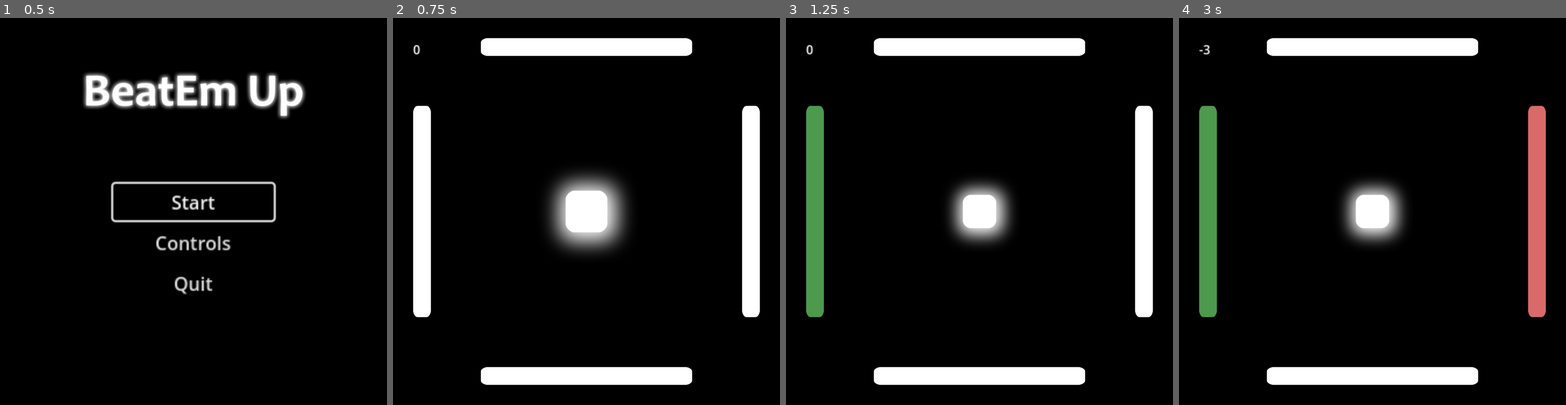
Above: before the commit, frames 1-4 (left to right).
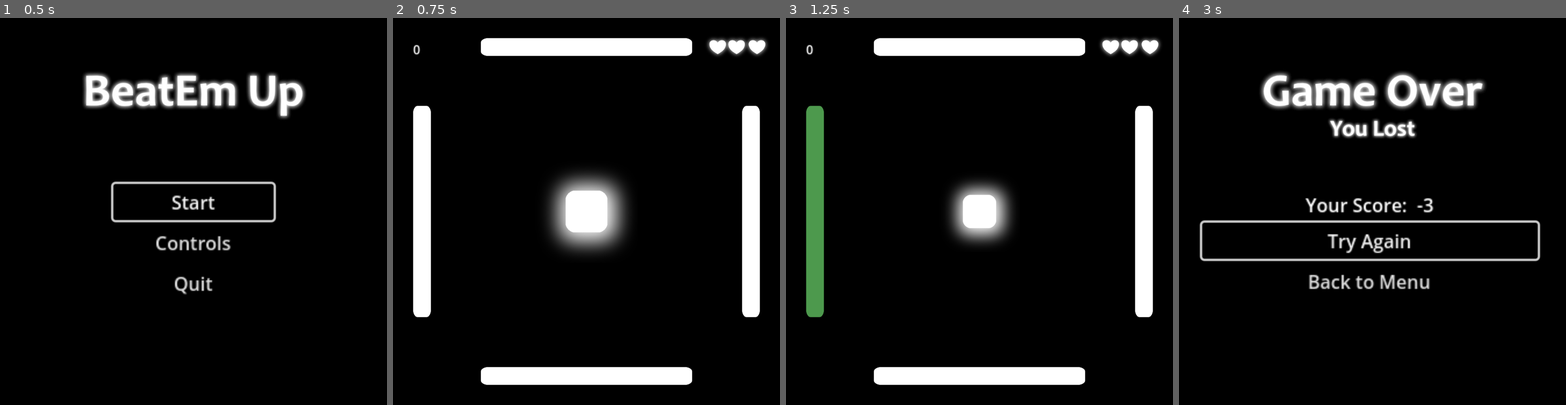
Above: after the commit, the same moments.

Repository: StrangerTNY/HAW_IS_Projekt
Game: Godot game, scene res://src/scenes/main.tscn
The game is run twice, just before and just after one commit, with the same random seed, the same clock (stepped at 60 frames per second) and the same inputs. Sound files missing from this copy of the repository are replaced by a short silence.
Inputs:
- Up to frame 1 (0.5 s): no input
- Up to frame 2 (0.75 s): click "Start" at 0.5 s
- Up to frame 3 (1.25 s): no input
- Up to frame 4 (3 s): tap Enter (ui_accept) at 1.25, 1.52, 2.27 s; hold Right (ui_right) 1.28-2.03 s; hold Down (ui_down) 2.03-2.78 s; hold Right (ui_right) from 2.78 s (still down)

Frame 1 is identical in both runs. In frame 2, 0.6% of the frame differs, in the area x 81-97%, y 5-10%; in frame 3, 0.6%; in frame 4, 20%, in the area x 5-95%, y 5-95%.

Commit message:
Leben und Game Over Screen

Diff:
--- /dev/null
+++ b/src/scenes/gameOver.tscn
@@ -0,0 +1,68 @@
+[gd_scene load_steps=5 format=3 uid="uid://be00vnmqpmtj8"]
+
+[ext_resource type="Script" path="res://src/scripts/gameOver.gd" id="1_3umfk"]
+[ext_resource type="Texture2D" uid="uid://2j4ly2e6fkmk" path="res://assets/GameOver_screen.jpg" id="2_abij7"]
+[ext_resource type="Script" path="res://src/scripts/scoreLabel.gd" id="3_oma5h"]
+[ext_resource type="AudioStream" uid="uid://s3721bm45lhp" path="res://assets/Sounds/Menu_Navigate_03.mp3" id="4_745np"]
+
+[node name="Game_Over" type="Control"]
+layout_mode = 3
+anchors_preset = 15
+anchor_right = 1.0
+anchor_bottom = 1.0
+grow_horizontal = 2
+grow_vertical = 2
+script = ExtResource("1_3umfk")
+
+[node name="GameOverScreen" type="Sprite2D" parent="."]
+position = Vector2(500, 500)
+scale = Vector2(1.25, 1.25)
+texture = ExtResource("2_abij7")
+
+[node name="VBoxContainer" type="VBoxContainer" parent="."]
+layout_mode = 1
+anchors_preset = 8
+anchor_left = 0.5
+anchor_top = 0.5
+anchor_right = 0.5
+anchor_bottom = 0.5
+offset_left = -440.0
+offset_top = -132.0
+offset_right = -151.0
+offset_bottom = -36.0
+grow_horizontal = 2
+grow_vertical = 2
+scale = Vector2(3, 3)
+pivot_offset = Vector2(0, -40)
+
+[node name="HBoxContainer" type="HBoxContainer" parent="VBoxContainer"]
+layout_mode = 2
+size_flags_horizontal = 4
+
+[node name="Label" type="Label" parent="VBoxContainer/HBoxContainer"]
+layout_mode = 2
+text = "Your Score: "
+
+[node name="Score" type="Label" parent="VBoxContainer/HBoxContainer"]
+layout_mode = 2
+text = "score"
+horizontal_alignment = 1
+script = ExtResource("3_oma5h")
+
+[node name="TryAgainButton" type="Button" parent="VBoxContainer"]
+layout_mode = 2
+text = "Try Again"
+flat = true
+
+[node name="GoBackButton" type="Button" parent="VBoxContainer"]
+layout_mode = 2
+text = "Back to Menu"
+flat = true
+
+[node name="NavigationSound" type="AudioStreamPlayer" parent="."]
+stream = ExtResource("4_745np")
+volume_db = -25.752
+pitch_scale = 1.61
+
+[connection signal="pressed" from="VBoxContainer/TryAgainButton" to="." method="_on_try_again_button_pressed"]
+[connection signal="pressed" from="VBoxContainer/GoBackButton" to="." method="_on_go_back_button_pressed"]
--- a/src/scenes/level_1.tscn
+++ b/src/scenes/level_1.tscn
@@ -1,12 +1,13 @@
-[gd_scene load_steps=8 format=3 uid="uid://4yv21okq2h3l"]
+[gd_scene load_steps=9 format=3 uid="uid://4yv21okq2h3l"]
 
 [ext_resource type="Texture2D" uid="uid://chseddi1djpg1" path="res://assets/bg.png" id="1_1yv5o"]
 [ext_resource type="Script" path="res://src/scripts/level_1.gd" id="1_41c3x"]
 [ext_resource type="PackedScene" uid="uid://d14pp77mekt60" path="res://src/scenes/player.tscn" id="2_pvi5p"]
 [ext_resource type="PackedScene" uid="uid://dwfpwfxe3dtue" path="res://src/scenes/conductor.tscn" id="3_0exd4"]
 [ext_resource type="AudioStream" uid="uid://cy1ylvjnx8vl3" path="res://assets/Sounds/06 - Rebels Be.ogg" id="4_86oc8"]
-[ext_resource type="PackedScene" uid="uid://b1206wvt4xd40" path="res://src/scenes/walls.tscn" id="5_meot4"]
+[ext_resource type="PackedScene" uid="uid://m0u8p7no3qe6" path="res://src/scenes/walls.tscn" id="5_meot4"]
 [ext_resource type="Script" path="res://src/scripts/scoreLabel.gd" id="6_cp1f3"]
+[ext_resource type="PackedScene" uid="uid://cc0dhib73o6jy" path="res://src/scenes/life.tscn" id="8_tpafo"]
 
 [node name="TestLevel" type="Node2D"]
 script = ExtResource("1_41c3x")
@@ -35,6 +36,13 @@
 scale = Vector2(2, 2)
 script = ExtResource("6_cp1f3")
 
+[node name="Life" parent="." instance=ExtResource("8_tpafo")]
+offset_left = -26.0
+offset_top = 17.0
+offset_right = -26.0
+offset_bottom = 17.0
+
 [connection signal="beat" from="Conductor" to="Walls" method="_on_conductor_beat"]
 [connection signal="finished" from="Conductor" to="." method="_on_conductor_finished"]
 [connection signal="measure" from="Conductor" to="Player" method="_on_conductor_measure"]
+[connection signal="loseALife" from="Walls" to="Life" method="_on_walls_lose_a_life"]
--- a/src/scenes/level_End.tscn
+++ b/src/scenes/level_End.tscn
@@ -1,6 +1,6 @@
-[gd_scene load_steps=5 format=3 uid="uid://d4ncys46ceslo"]
+[gd_scene load_steps=5 format=3 uid="uid://bjllogwn72n0f"]
 
-[ext_resource type="Script" path="res://src/scenes/level_End.gd" id="1_istui"]
+[ext_resource type="Script" path="res://src/scripts/level_End.gd" id="1_ka056"]
 [ext_resource type="Texture2D" uid="uid://p4ndtcgdvsd" path="res://assets/score_screen.jpg" id="2_j0vxc"]
 [ext_resource type="AudioStream" uid="uid://s3721bm45lhp" path="res://assets/Sounds/Menu_Navigate_03.mp3" id="3_mdwqh"]
 [ext_resource type="Script" path="res://src/scripts/scoreLabel.gd" id="3_qdp4a"]
@@ -12,7 +12,7 @@
 anchor_bottom = 1.0
 grow_horizontal = 2
 grow_vertical = 2
-script = ExtResource("1_istui")
+script = ExtResource("1_ka056")
 
 [node name="MainScreen" type="Sprite2D" parent="."]
 position = Vector2(500, 500)
--- /dev/null
+++ b/src/scenes/life.tscn
@@ -0,0 +1,38 @@
+[gd_scene load_steps=3 format=3 uid="uid://cc0dhib73o6jy"]
+
+[ext_resource type="Script" path="res://src/scripts/life.gd" id="1_4lr3y"]
+[ext_resource type="Texture2D" uid="uid://bhjc4xrda2fhp" path="res://assets/life.png" id="1_j2xch"]
+
+[node name="Life" type="Control"]
+layout_mode = 3
+anchors_preset = 15
+anchor_right = 1.0
+anchor_bottom = 1.0
+grow_horizontal = 2
+grow_vertical = 2
+script = ExtResource("1_4lr3y")
+
+[node name="HBoxContainer" type="HBoxContainer" parent="."]
+layout_mode = 1
+anchors_preset = -1
+anchor_left = -0.0449999
+anchor_top = 0.021
+anchor_right = -0.0449999
+anchor_bottom = 0.021
+offset_left = 865.0
+offset_top = 58.0
+offset_right = 905.0
+offset_bottom = 98.0
+scale = Vector2(0.4, 0.4)
+metadata/_edit_use_anchors_ = true
+
+[node name="Life1" type="Sprite2D" parent="HBoxContainer"]
+texture = ExtResource("1_j2xch")
+
+[node name="Life2" type="Sprite2D" parent="HBoxContainer"]
+position = Vector2(122, 0)
+texture = ExtResource("1_j2xch")
+
+[node name="Life3" type="Sprite2D" parent="HBoxContainer"]
+position = Vector2(254, 0)
+texture = ExtResource("1_j2xch")
--- a/src/scenes/walls.tscn
+++ b/src/scenes/walls.tscn
@@ -1,9 +1,9 @@
-[gd_scene load_steps=5 format=3 uid="uid://b1206wvt4xd40"]
+[gd_scene load_steps=5 format=3 uid="uid://m0u8p7no3qe6"]
 
 [ext_resource type="Script" path="res://src/scripts/walls.gd" id="1_hcgos"]
 [ext_resource type="PackedScene" uid="uid://own3dwc2fwhw" path="res://src/scenes/one_wall.tscn" id="1_oksso"]
-[ext_resource type="AudioStream" uid="uid://ckesgcnvvs0qs" path="res://assets/Sounds/Hit_01_changed.mp3" id="3_6sri7"]
 [ext_resource type="AudioStream" uid="uid://ddxpbao0aaw7o" path="res://assets/Sounds/Hit_02_changed.mp3" id="3_abecj"]
+[ext_resource type="Script" path="res://src/scripts/loseHandler.gd" id="4_t1t3u"]
 
 [node name="Walls" type="Node2D"]
 script = ExtResource("1_hcgos")
@@ -22,10 +22,15 @@
 [node name="wall_left" parent="." instance=ExtResource("1_oksso")]
 position = Vector2(75, 500)
 
-[node name="Hit_Sound" type="AudioStreamPlayer" parent="."]
-stream = ExtResource("3_6sri7")
-volume_db = -25.0
-
 [node name="Fail_Sound" type="AudioStreamPlayer" parent="."]
 stream = ExtResource("3_abecj")
 volume_db = -25.0
+
+[node name="loseHandler" type="Node" parent="."]
+script = ExtResource("4_t1t3u")
+
+[connection signal="localLoseLife" from="wall_up" to="loseHandler" method="_on_wall_up_local_lose_life"]
+[connection signal="localLoseLife" from="wall_down" to="loseHandler" method="_on_wall_down_local_lose_life"]
+[connection signal="localLoseLife" from="wall_right" to="loseHandler" method="_on_wall_right_local_lose_life"]
+[connection signal="localLoseLife" from="wall_left" to="loseHandler" method="_on_wall_left_local_lose_life"]
+[connection signal="loseALife" from="loseHandler" to="." method="_on_lose_handler_lose_a_life"]
--- /dev/null
+++ b/src/scripts/gameOver.gd
@@ -0,0 +1,19 @@
+extends Control
+
+
+# Called when the node enters the scene tree for the first time.
+func _ready() -> void:
+	$VBoxContainer/TryAgainButton.grab_focus()
+
+
+# Called every frame. 'delta' is the elapsed time since the previous frame.
+func _process(delta: float) -> void:
+	pass
+
+
+func _on_try_again_button_pressed() -> void:
+	get_tree().change_scene_to_file("res://src/scenes/level_1.tscn")
+
+
+func _on_go_back_button_pressed() -> void:
+	get_tree().change_scene_to_file("res://src/scenes/main.tscn")
--- /dev/null
+++ b/src/scripts/life.gd
@@ -0,0 +1,27 @@
+extends Control
+
+var lifeLeft = 3
+
+
+# Called when the node enters the scene tree for the first time.
+func _ready() -> void:
+	pass # Replace with function body.
+
+
+# Called every frame. 'delta' is the elapsed time since the previous frame.
+func _process(delta: float) -> void:
+	pass
+
+
+func _on_walls_lose_a_life() -> void:
+
+	if lifeLeft == 3:
+		$HBoxContainer/Life1.modulate = Color(1,1,1,0)
+	elif lifeLeft == 2:
+		$HBoxContainer/Life2.modulate = Color(1,1,1,0)
+		pass
+	if lifeLeft == 1:
+		$HBoxContainer/Life3.modulate = Color(1,1,1,0)
+		get_tree().change_scene_to_file("res://src/scenes/gameOver.tscn")
+		pass
+	lifeLeft -= 1
--- /dev/null
+++ b/src/scripts/loseHandler.gd
@@ -0,0 +1,20 @@
+extends Node
+
+signal loseALife
+
+
+
+func _on_wall_up_local_lose_life() -> void:
+	emit_signal("loseALife")
+
+
+func _on_wall_down_local_lose_life() -> void:
+	emit_signal("loseALife")
+
+
+func _on_wall_right_local_lose_life() -> void:
+	emit_signal("loseALife")
+
+
+func _on_wall_left_local_lose_life() -> void:
+	emit_signal("loseALife")
--- a/src/scripts/single_wall.gd
+++ b/src/scripts/single_wall.gd
@@ -8,6 +8,8 @@
 
 # Tween Animation
 var tweenColorChange
+
+signal localLoseLife
 
 # Tween erstellt und Farbe mit modulate eingestellt
 func _ready() -> void:
@@ -31,6 +33,7 @@
 			# $"../Hit_Sound".play()
 		else:
 			$"../Fail_Sound".play()
+			emit_signal("localLoseLife")
 			Global.subtractScore()
 			tweenColorChange.stop()
 			tweenColorChange = create_tween()
--- a/src/scripts/walls.gd
+++ b/src/scripts/walls.gd
@@ -13,6 +13,9 @@
 var smallCounter = 0
 var bigCounter = 0
 var speedThreshold = 4
+
+signal loseALife
+
 
 # Liste wird gewürfelt
 func _ready() -> void:
@@ -55,3 +58,7 @@
 	if bigCounter >= 32+16:
 		bigCounter = 0
 		speedThreshold = 4
+
+
+func _on_lose_handler_lose_a_life() -> void:
+	emit_signal("loseALife")
Binary file added: assets/GameOver_screen.jpg
Not shown, added: assets/GameOver_screen.jpg.import
Binary file added: assets/life.png
Not shown, added: assets/life.png.import
Renamed: src/scenes/level_End.gd -> src/scripts/level_End.gd
